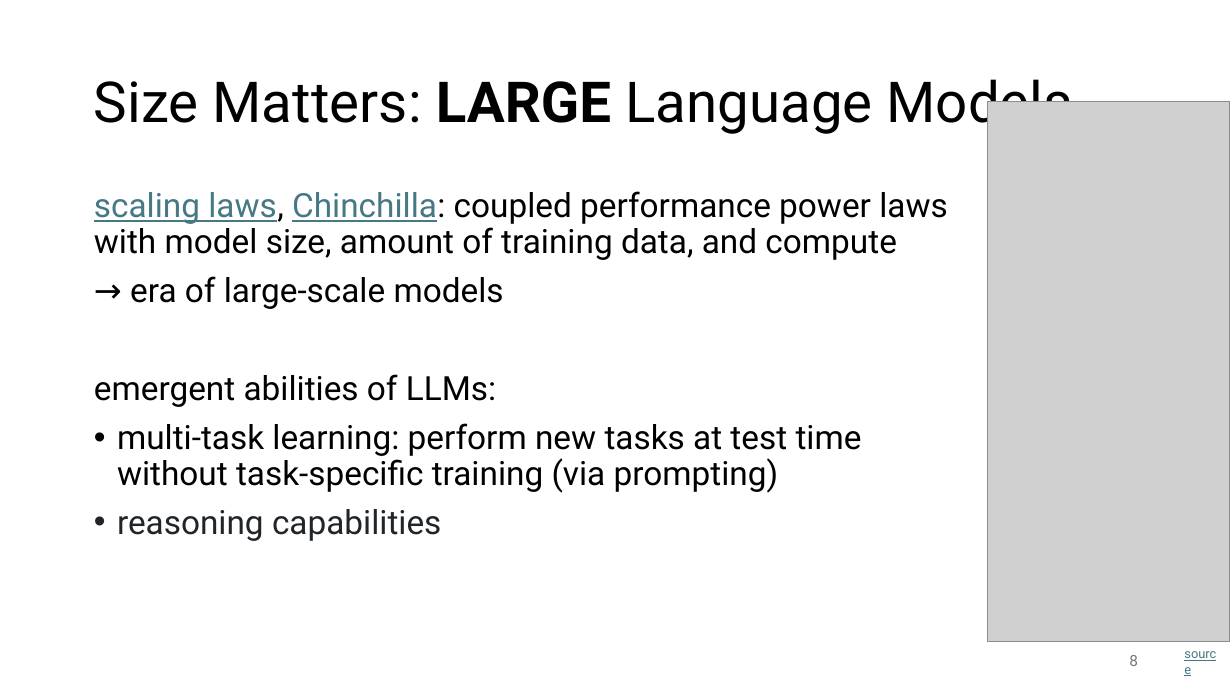
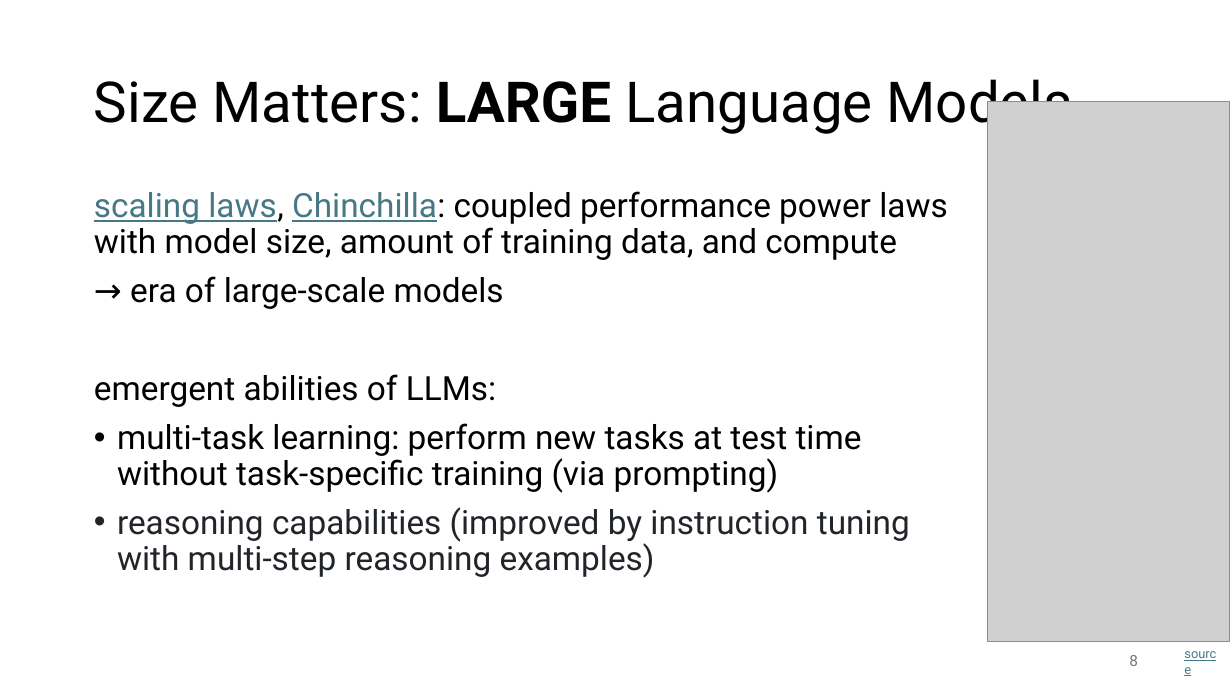
Before and after one commit to FelixWick/language_models, a slide deck: slide 8 of slides/3_LLMs.pptx. Drawn at 1232x693 pixels with LibreOffice and Linux fonts; fonts in the diff are those of the drawing; grey boxes stand for pictures. Boxes give left, top, right and bottom in pixels: in the first picture for what was removed or moved away, otherwise in the second. Text is boxed around its words. In the diff, an @@ line names an element or a change of style, - is before the commit and + after.

```diff
--- a/slides/3_LLMs.pptx
+++ b/slides/3_LLMs.pptx
@@ text at (x1=117, y1=507, x2=910, y2=578): text changed @@
-• reasoning capabilities
+• reasoning capabilities (improved by instruction tuning with multi-step reasoning examples)
```
Also in this commit, not shown: 4 other files.
